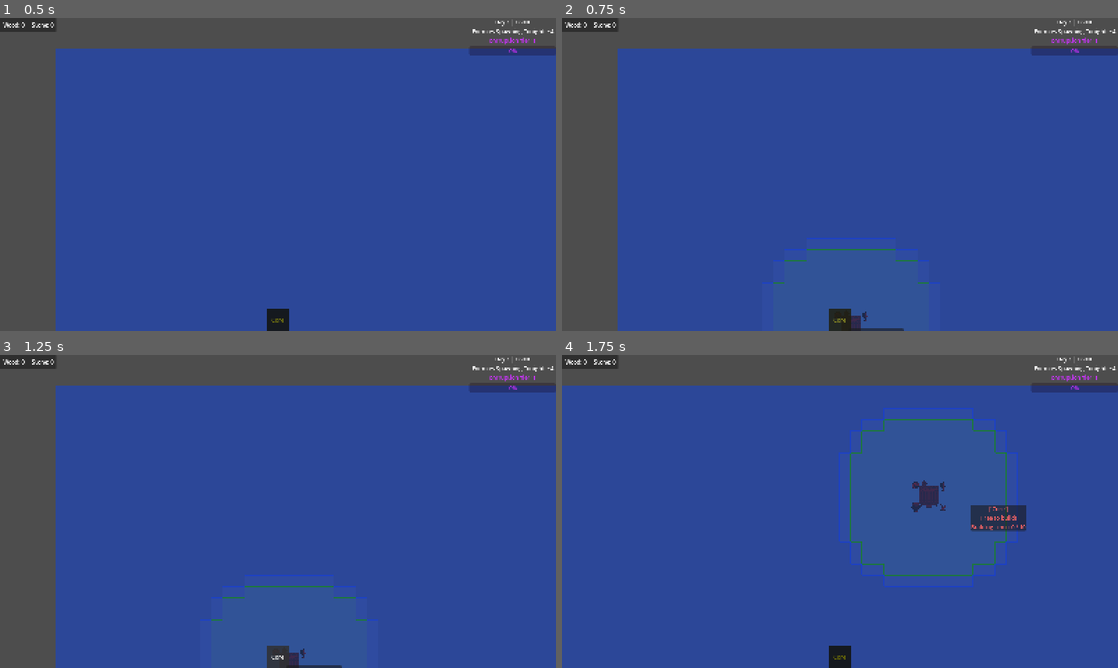
Above: before the commit, frames 1-4 (two rows, left to right).
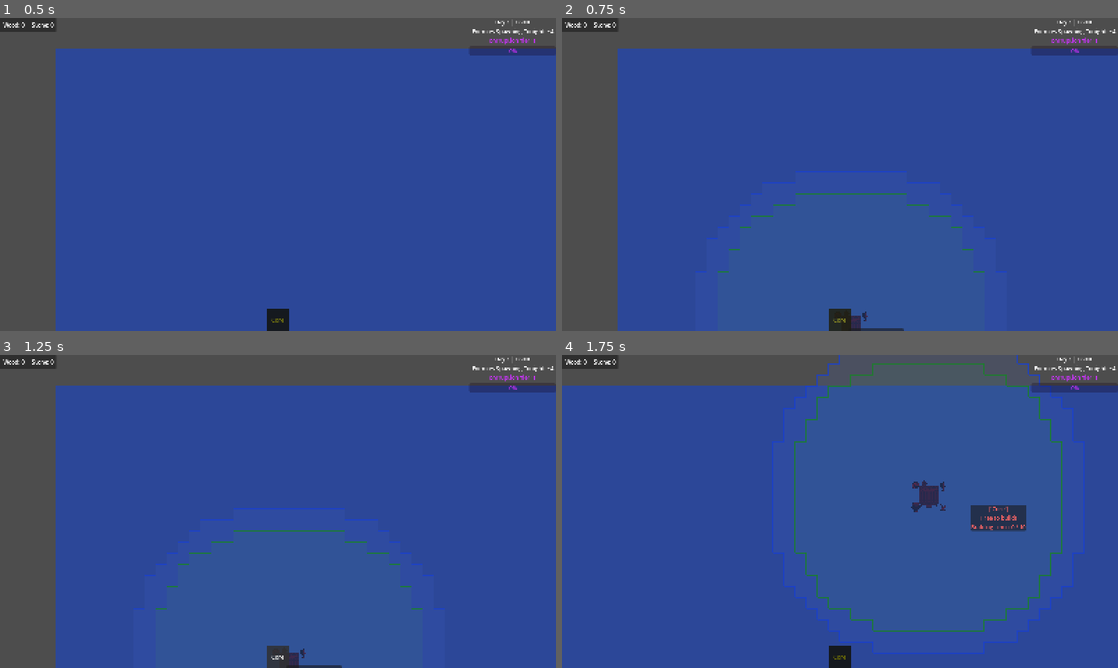
Above: after the commit, the same moments.

Repository: ColdTerror/Core-and-Conveyor
Game: Godot game, scene res://scenes/level.tscn
The game is run twice, just before and just after one commit, with the same random seed, the same clock (stepped at 60 frames per second) and the same inputs. The engine's default icon, where the game draws it, is replaced by a stand-in: a white triangle on a blue panel in a dark square.
Inputs (mouse positions are in pixels of both pictures, inside the frame that each line leads up to):
- Up to frame 1 (0.5 s): no input
- Up to frame 2 (0.75 s): click "Core" at 0.5 s
- Up to frame 3 (1.25 s): no input
- Up to frame 4 (1.75 s): tap Enter at 1.25 s; move the mouse to (962, 495) at 1.27 s; hold Right (ui_right) from 1.28 s (still down); hold X (deconstruct_hotkey) from 1.28 s (still down); click (962, 495) at 1.42 s

Frame 1 is identical in both runs. In frame 2, 0.7% of the frame differs, in the area x 24-80%, y 48-85%; in frame 3, 0.7%; in frame 4, 2.7%, in the area x 37-94%, y 0-96%.

Commit message:
updated build/corruption ranges

Diff:
--- a/scenes/buildings & related/belts & items/conveyer.tscn
+++ b/scenes/buildings & related/belts & items/conveyer.tscn
@@ -22,6 +22,8 @@
 building_name = "Conveyer"
 icon = SubResource("AtlasTexture_34v7p")
 build_costs = Array[ExtResource("3_vllef")]([SubResource("Resource_1pix4")])
+build_range = 2.0
+corruption_range = 4.0
 
 [node name="Sprite2D" type="Sprite2D" parent="." unique_id=657515564]
 texture = ExtResource("1_yfprp")
--- a/scenes/buildings & related/belts & items/router_building.tscn
+++ b/scenes/buildings & related/belts & items/router_building.tscn
@@ -20,6 +20,7 @@
 building_name = "Router"
 icon = SubResource("AtlasTexture_y4pf7")
 build_costs = Array[ExtResource("3_hdl5s")]([SubResource("Resource_axnho")])
+build_range = 4.0
 
 [node name="Sprite2D" type="Sprite2D" parent="." unique_id=1421611039]
 texture = ExtResource("1_v5q08")
--- a/scenes/buildings & related/belts & items/stockpile_building.tscn
+++ b/scenes/buildings & related/belts & items/stockpile_building.tscn
@@ -24,6 +24,8 @@
 size = Vector2i(4, 4)
 icon = SubResource("AtlasTexture_shrhu")
 build_costs = Array[ExtResource("4_x32ns")]([SubResource("Resource_e6hxc")])
+build_range = 8.0
+corruption_range = 10.0
 
 [node name="Sprite2D" type="Sprite2D" parent="." unique_id=1701586786]
 texture = ExtResource("1_5oplf")
--- a/scenes/buildings & related/core_building.tscn
+++ b/scenes/buildings & related/core_building.tscn
@@ -10,6 +10,8 @@
 script = ExtResource("1_pi15s")
 building_name = "Core"
 size = Vector2i(4, 4)
+build_range = 10.0
+corruption_range = 12.0
 
 [node name="Sprite2D" type="Sprite2D" parent="." unique_id=1787609219]
 modulate = Color(1, 0, 0, 1)
--- a/scenes/buildings & related/harvesters/Lumberjack/lumberjack_building1.tscn
+++ b/scenes/buildings & related/harvesters/Lumberjack/lumberjack_building1.tscn
@@ -27,6 +27,8 @@
 size = Vector2i(4, 4)
 icon = SubResource("AtlasTexture_tf3du")
 build_costs = Array[ExtResource("5_e6wq2")]([SubResource("Resource_3ltmk")])
+build_range = 8.0
+corruption_range = 10.0
 upgrades_to = ExtResource("6_w0gcj")
 
 [node name="Sprite2D" type="Sprite2D" parent="." unique_id=1104015182]
--- a/scenes/buildings & related/harvesters/Lumberjack/lumberjack_building2.tscn
+++ b/scenes/buildings & related/harvesters/Lumberjack/lumberjack_building2.tscn
@@ -29,6 +29,8 @@
 max_health = 150
 icon = SubResource("AtlasTexture_tf3du")
 build_costs = Array[ExtResource("5_8vy6v")]([SubResource("Resource_3ltmk")])
+build_range = 8.0
+corruption_range = 10.0
 building_level = 2
 
 [node name="Sprite2D" type="Sprite2D" parent="." unique_id=1104015182]
--- a/scenes/buildings & related/harvesters/Mine/MineBuilding1.tscn
+++ b/scenes/buildings & related/harvesters/Mine/MineBuilding1.tscn
@@ -20,6 +20,8 @@
 building_name = "Mine"
 size = Vector2i(3, 4)
 icon = SubResource("AtlasTexture_cawij")
+build_range = 8.0
+corruption_range = 10.0
 upgrades_to = ExtResource("5_4xj7m")
 
 [node name="Sprite2D" type="Sprite2D" parent="." unique_id=1372560711]
--- a/scenes/buildings & related/harvesters/Mine/MineBuilding2.tscn
+++ b/scenes/buildings & related/harvesters/Mine/MineBuilding2.tscn
@@ -22,6 +22,8 @@
 size = Vector2i(3, 4)
 max_health = 150
 icon = SubResource("AtlasTexture_cawij")
+build_range = 8.0
+corruption_range = 10.0
 building_level = 2
 
 [node name="Sprite2D" type="Sprite2D" parent="." unique_id=1372560711]
--- a/scenes/buildings & related/processors/Fletcher/fletcher_building1.tscn
+++ b/scenes/buildings & related/processors/Fletcher/fletcher_building1.tscn
@@ -40,6 +40,8 @@
 size = Vector2i(4, 4)
 icon = SubResource("AtlasTexture_5rwt6")
 build_costs = Array[ExtResource("7_hb67s")]([SubResource("Resource_axv5i")])
+build_range = 8.0
+corruption_range = 10.0
 upgrades_to = ExtResource("8_xjdq3")
 upgrade_cost = Array[ExtResource("7_hb67s")]([SubResource("Resource_xjdq3"), SubResource("Resource_13whr")])
 
--- a/scenes/buildings & related/processors/Fletcher/fletcher_building2.tscn
+++ b/scenes/buildings & related/processors/Fletcher/fletcher_building2.tscn
@@ -30,6 +30,8 @@
 max_health = 150
 icon = SubResource("AtlasTexture_5rwt6")
 build_costs = Array[ExtResource("7_odyi1")]([SubResource("Resource_axv5i")])
+build_range = 8.0
+corruption_range = 10.0
 building_level = 2
 
 [node name="Sprite2D" type="Sprite2D" parent="." unique_id=1104015182]
--- a/scenes/buildings & related/processors/Sawmill/sawmill_building1.tscn
+++ b/scenes/buildings & related/processors/Sawmill/sawmill_building1.tscn
@@ -32,6 +32,8 @@
 size = Vector2i(4, 4)
 icon = SubResource("AtlasTexture_5rwt6")
 build_costs = Array[ExtResource("7_351yf")]([SubResource("Resource_axv5i")])
+build_range = 8.0
+corruption_range = 10.0
 upgrades_to = ExtResource("7_xm05y")
 upgrade_cost = Array[ExtResource("7_351yf")]([SubResource("Resource_351yf")])
 
--- a/scenes/buildings & related/processors/Sawmill/sawmill_building2.tscn
+++ b/scenes/buildings & related/processors/Sawmill/sawmill_building2.tscn
@@ -33,6 +33,8 @@
 max_health = 150
 icon = SubResource("AtlasTexture_5rwt6")
 build_costs = Array[ExtResource("6_nfim6")]([SubResource("Resource_axv5i")])
+build_range = 8.0
+corruption_range = 10.0
 building_level = 2
 upgrade_cost = Array[ExtResource("6_nfim6")]([SubResource("Resource_351yf")])
 
--- a/scenes/buildings & related/processors/Stonemason/stonemason_building1.tscn
+++ b/scenes/buildings & related/processors/Stonemason/stonemason_building1.tscn
@@ -28,6 +28,8 @@
 size = Vector2i(6, 4)
 icon = SubResource("AtlasTexture_5rwt6")
 build_costs = Array[ExtResource("8_4evbc")]([SubResource("Resource_axv5i")])
+build_range = 8.0
+corruption_range = 10.0
 upgrades_to = ExtResource("7_wvx6s")
 
 [node name="Sprite2D" type="Sprite2D" parent="." unique_id=1104015182]
--- a/scenes/buildings & related/processors/Stonemason/stonemason_building2.tscn
+++ b/scenes/buildings & related/processors/Stonemason/stonemason_building2.tscn
@@ -29,6 +29,8 @@
 max_health = 150
 icon = SubResource("AtlasTexture_5rwt6")
 build_costs = Array[ExtResource("6_qg64t")]([SubResource("Resource_axv5i")])
+build_range = 8.0
+corruption_range = 10.0
 
 [node name="Sprite2D" type="Sprite2D" parent="." unique_id=1104015182]
 texture = ExtResource("5_stdop")
--- a/scenes/buildings & related/towers & defense/Bow Tower/bow_tower1.tscn
+++ b/scenes/buildings & related/towers & defense/Bow Tower/bow_tower1.tscn
@@ -32,6 +32,8 @@
 size = Vector2i(2, 2)
 icon = SubResource("AtlasTexture_fp6y0")
 build_costs = Array[ExtResource("3_fp6y0")]([SubResource("Resource_nr8e2")])
+build_range = 6.0
+corruption_range = 8.0
 upgrades_to = ExtResource("4_nr8e2")
 upgrade_cost = Array[ExtResource("3_fp6y0")]([SubResource("Resource_lsqhb")])
 
--- a/scenes/buildings & related/towers & defense/Bow Tower/bow_tower2.tscn
+++ b/scenes/buildings & related/towers & defense/Bow Tower/bow_tower2.tscn
@@ -29,6 +29,8 @@
 size = Vector2i(2, 2)
 icon = SubResource("AtlasTexture_fp6y0")
 build_costs = Array[ExtResource("3_7n57p")]([SubResource("Resource_nr8e2")])
+build_range = 6.0
+corruption_range = 8.0
 building_level = 2
 
 [node name="Sprite2D" type="Sprite2D" parent="." unique_id=794156622]
--- a/scenes/buildings & related/towers & defense/wall.tscn
+++ b/scenes/buildings & related/towers & defense/wall.tscn
@@ -29,6 +29,7 @@
 building_name = "Wall"
 icon = SubResource("AtlasTexture_gxk2j")
 build_costs = Array[ExtResource("3_gpfny")]([SubResource("Resource_2ksci"), SubResource("Resource_gpfny")])
+build_range = 4.0
 
 [node name="Sprite2D" type="Sprite2D" parent="." unique_id=2126413850]
 texture = ExtResource("1_a3mu7")
